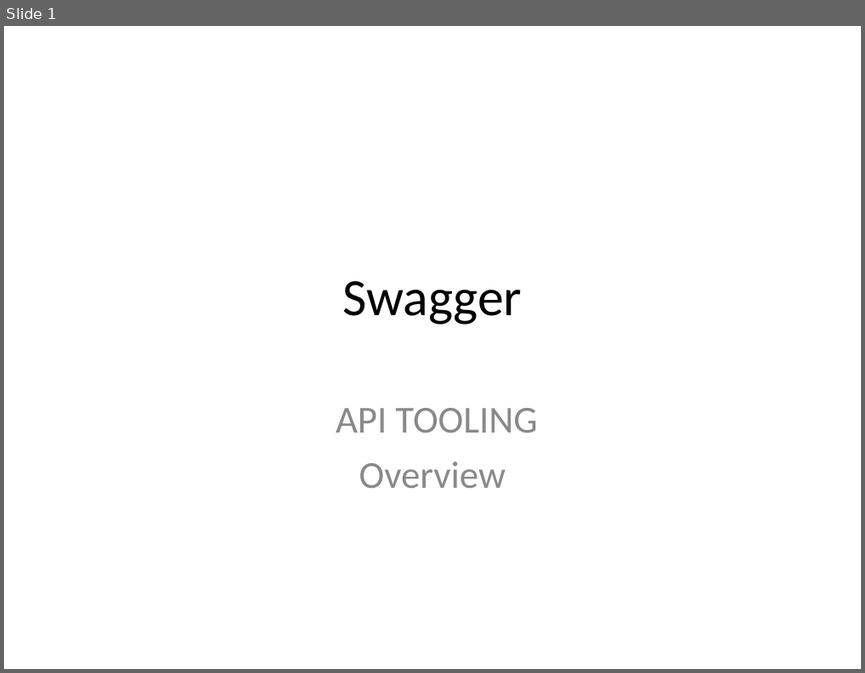
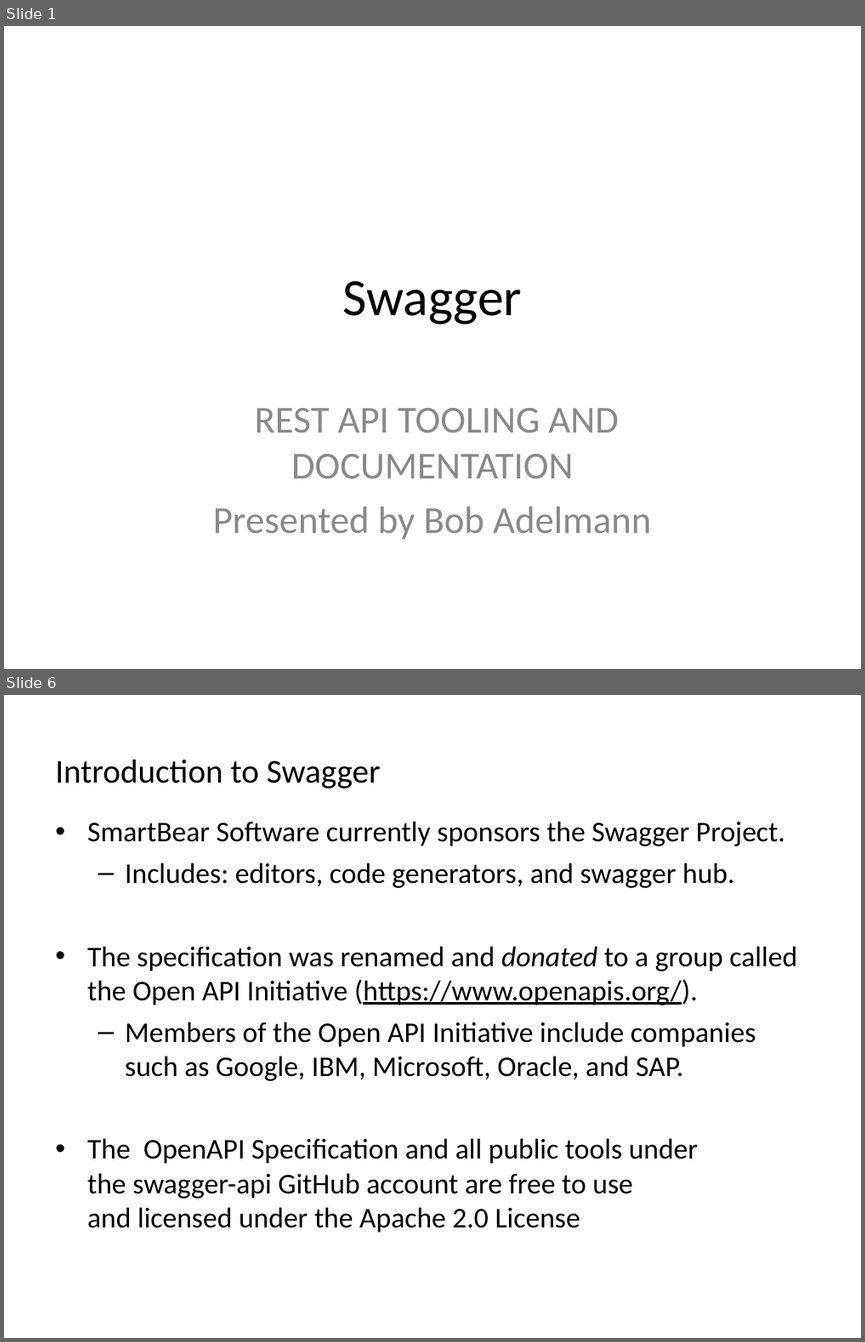
Before and after one commit to bobwares/training, a slide deck: presentations/Swagger-overview.ppt. Shown one above the other, each under a label of ours: slide 1 before the commit, slides 1 and 6 after it; the slides between them are not shown. The pictures are 865x673 and 865x1342 pixels, drawn with LibreOffice and Linux fonts; fonts in the diff are those of the drawing. Boxes give left, top, right and bottom in pixels: in the first picture for what was removed or moved away, otherwise in the second. Text is boxed around its words. In the diff, an @@ line names an element or a change of style, - is before the commit and + after.

Commit message:
Swagger Presentation:

```diff
--- a/presentations/Swagger-overview.ppt
+++ b/presentations/Swagger-overview.ppt
@@ slide 6 added at [4, 695, 861, 1338], background #FFFFFF @@
@@ text added at [55, 759, 381, 789], 28 pt, text #000000 @@
+Introduction to Swagger
@@ text added at [87, 821, 797, 1232], 24 pt, text #000000 @@
+• SmartBear Software currently sponsors the Swagger Project.
+  – Includes: editors, code generators, and swagger hub.
+• The specification was renamed and donated to a group called the Open API Initiative (https://www.openapis.org/).
+  – Members of the Open API Initiative include companies such as Google, IBM, Microsoft, Oracle, and SAP.
+• The OpenAPI Specification and all public tools under the swagger-api GitHub account are free to use and licensed under the Apache 2.0 License
@@ slide 1 changed as well @@
@@ subtitle at [213, 408, 651, 539]: text changed @@
-API TOOLING
-Overview
+REST API TOOLING AND DOCUMENTATION
+Presented by Bob Adelmann
```
Also in this commit, not shown: 2 other slides changed, 16 other slides added, 4 slides removed, 5 other files.
